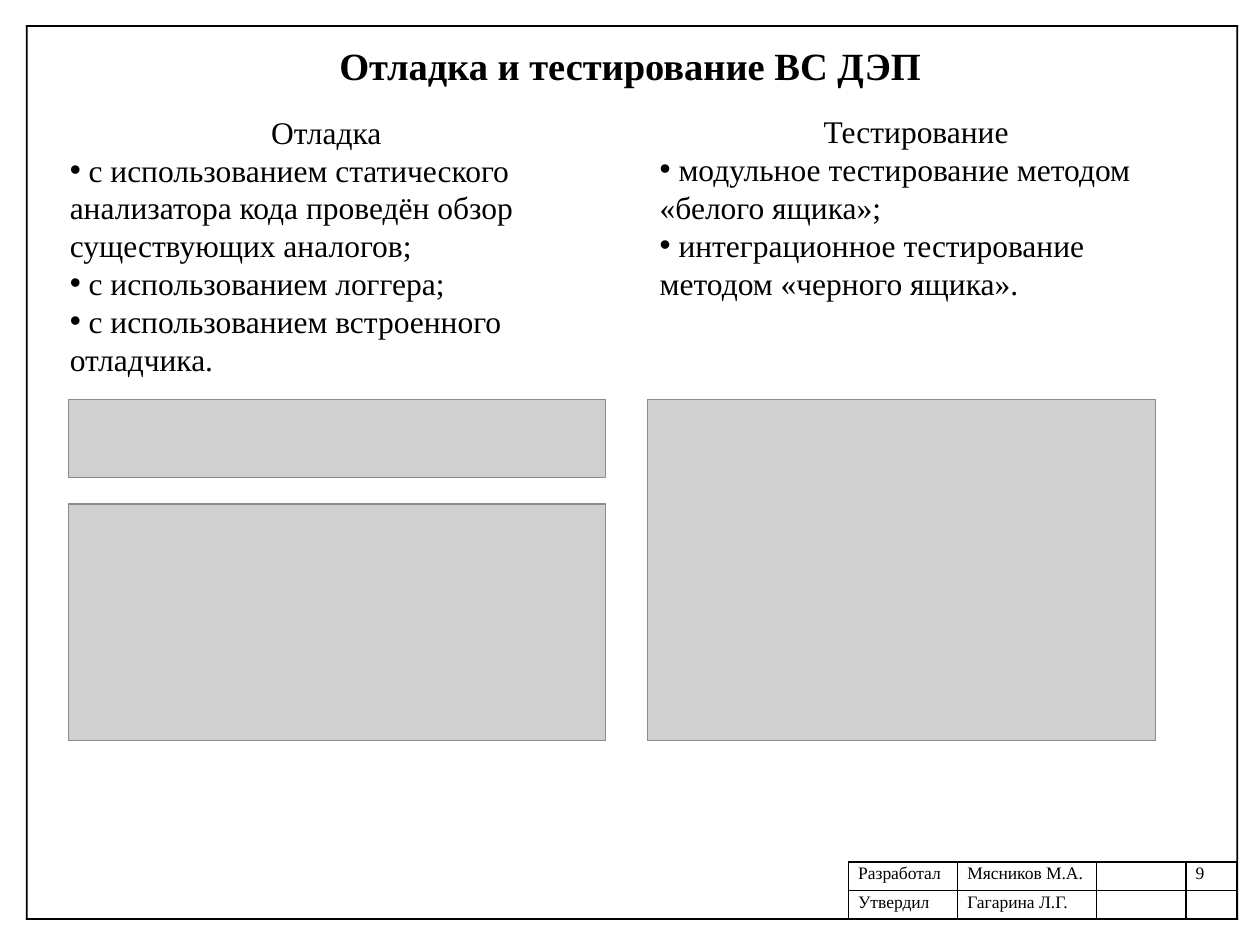
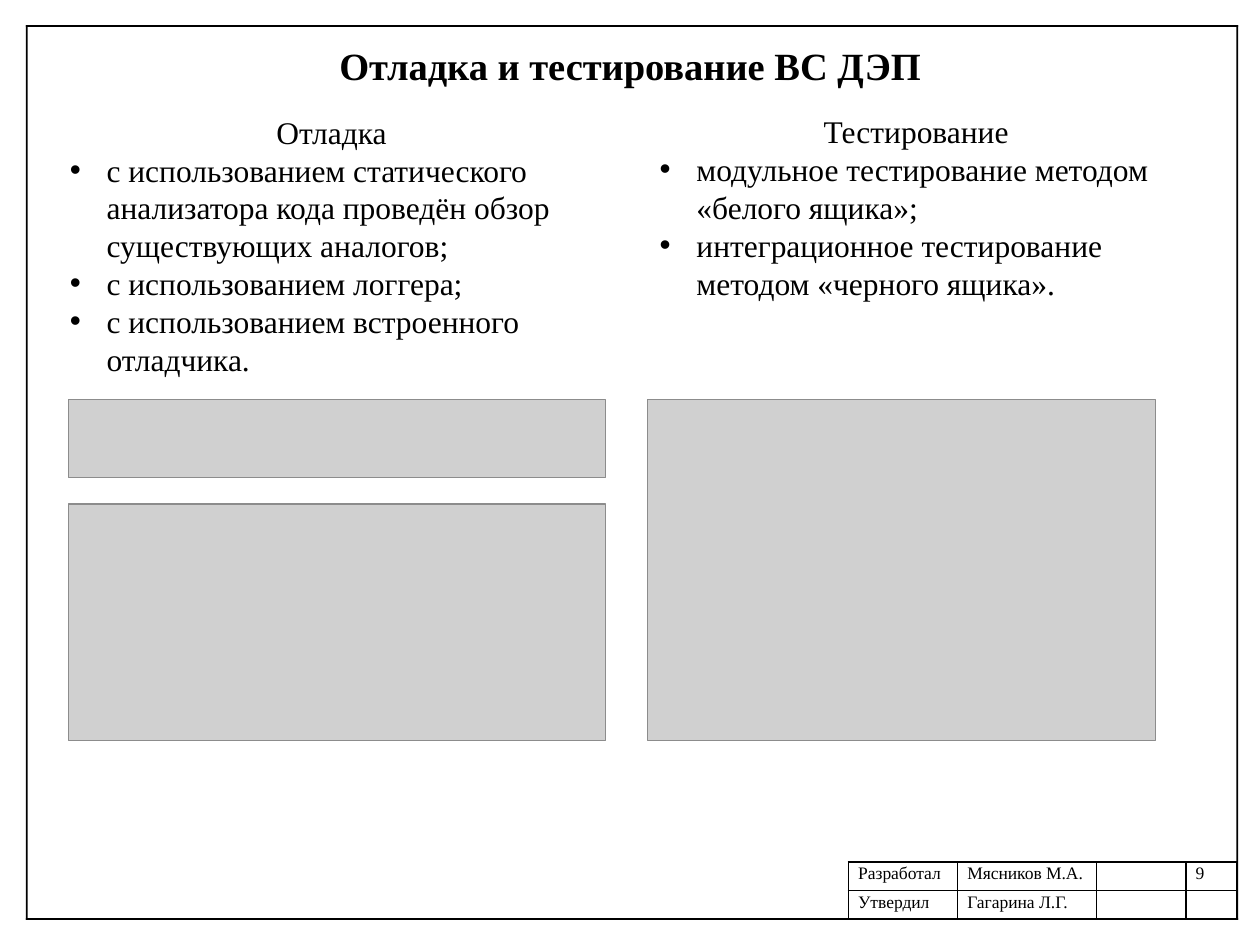
Before and after one commit to mJaJksJ/VCR, a slide deck: slide 9 of Научно-исследовательская практика/Презентация отчета.pptx. Drawn at 1260x945 pixels with LibreOffice and Linux fonts; fonts in the diff are those of the drawing; grey boxes stand for pictures. Boxes give left, top, right and bottom in pixels: in the first picture for what was removed or moved away, otherwise in the second. Text is boxed around its words. In the diff, an @@ line names an element or a change of style, - is before the commit and + after.

```diff
--- a/Научно-исследовательская практика/Презентация отчета.pptx
+++ b/Научно-исследовательская практика/Презентация отчета.pptx
@@ text at (x1=107, y1=167, x2=550, y2=377): indent changed @@
@@ text at (x1=696, y1=166, x2=1148, y2=301): indent changed @@
```
Also in this commit, not shown: 1 other slide changed, 16 other files.
